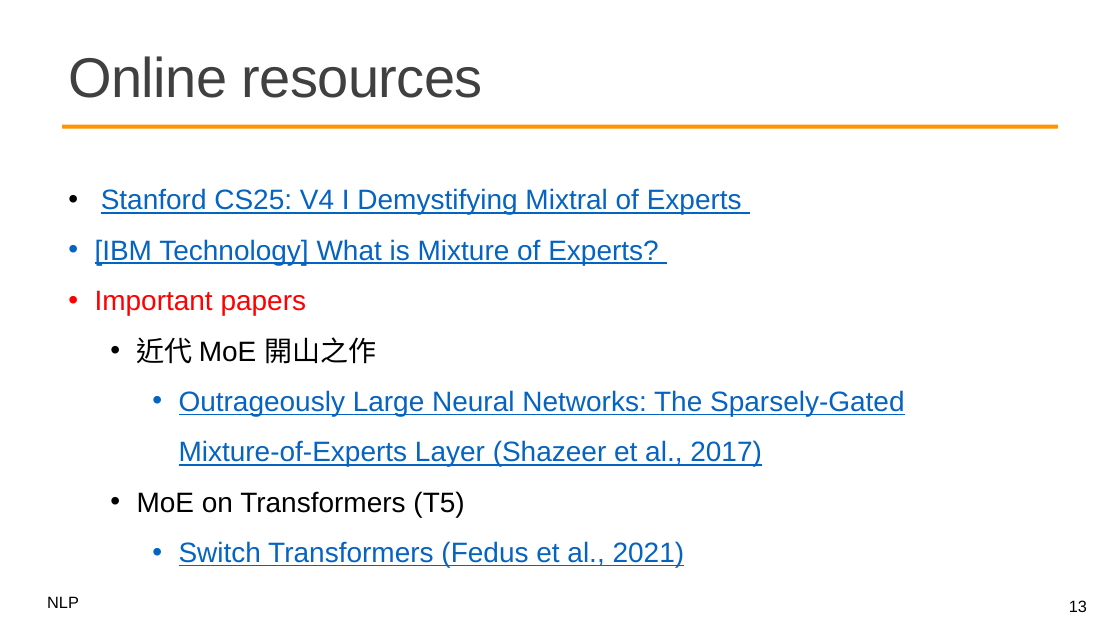
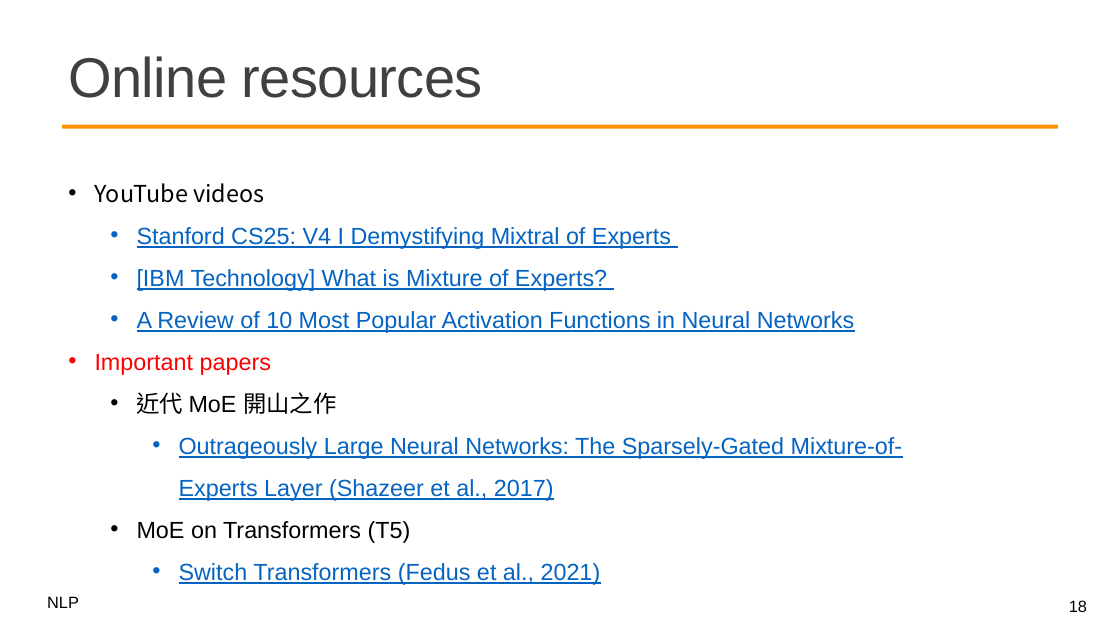
Before and after one commit to mcps5601/CGUNLP_2025_Spring, a slide deck: slide 18 of slides/moe_0601.pptx (slide 13 before the commit). Drawn at 1120x630 pixels with LibreOffice and Linux fonts; fonts in the diff are those of the drawing; background and template pictures are left out. Boxes give left, top, right and bottom in pixels: in the first picture for what was removed or moved away, otherwise in the second. Text is boxed around its words. In the diff, an @@ line names an element or a change of style, - is before the commit and + after.

Commit message:
feat: update slide

```diff
--- a/slides/moe_0601.pptx
+++ b/slides/moe_0601.pptx
@@ text at [95,183,264,203]: paragraph added @@
+• YouTube videos
@@ text at [95,227,903,585]: size 24 to 20 pt in "Stanford CS25: V4 I Demystifying Mixtral of ...", "[IBM Technology] What is Mixture of Experts?", "Important papers", "近代 MoE 開山之作" and 3 more places; list level 1 to 2 in "Stanford CS25: V4 I Demystifying ..."; list level 1 to 2 in "[IBM Technology] What is Mixture ..." @@
@@ text at [137,311,854,333]: paragraph added @@
+  • A Review of 10 Most Popular Activation Functions in Neural Networks
@@ page number at [1069,600,1087,612]: text changed @@
-13
+18
```
Also in this commit, not shown: 8 other slides changed, 5 slides added, 1 slide removed, 1 other file.
